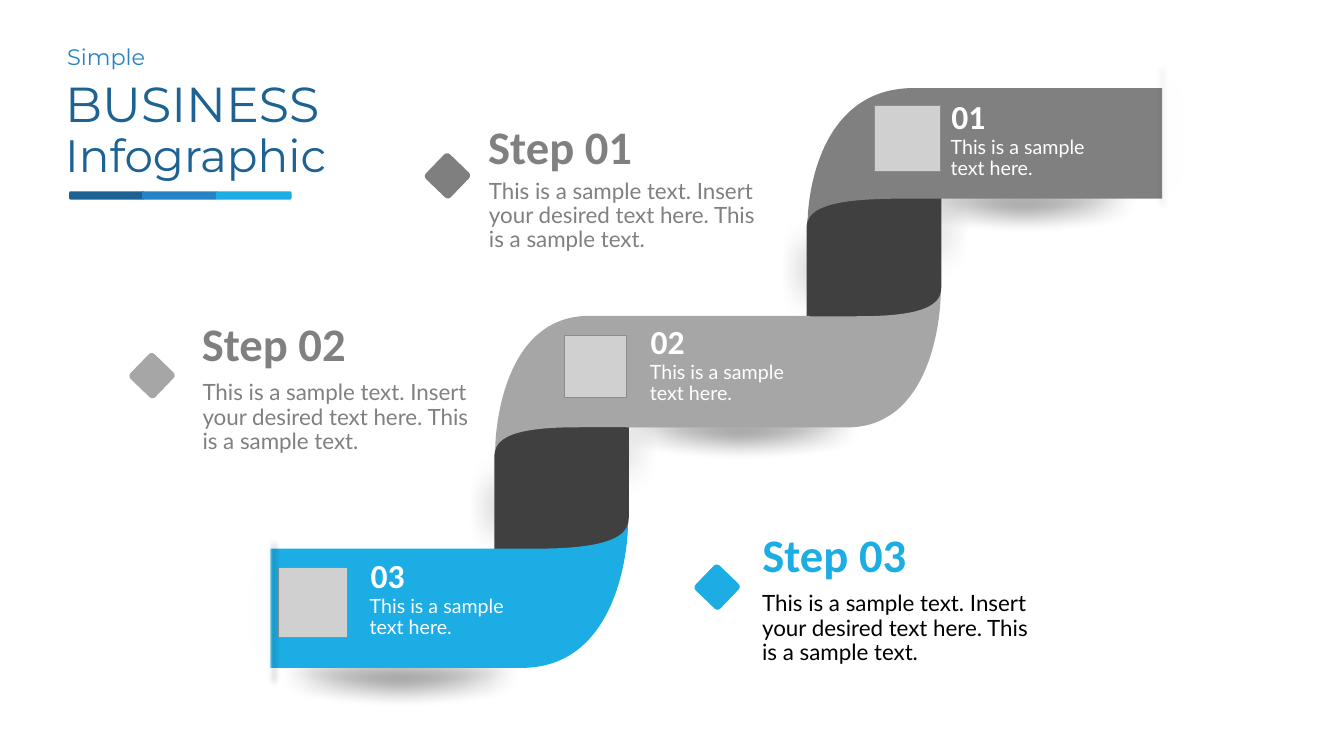
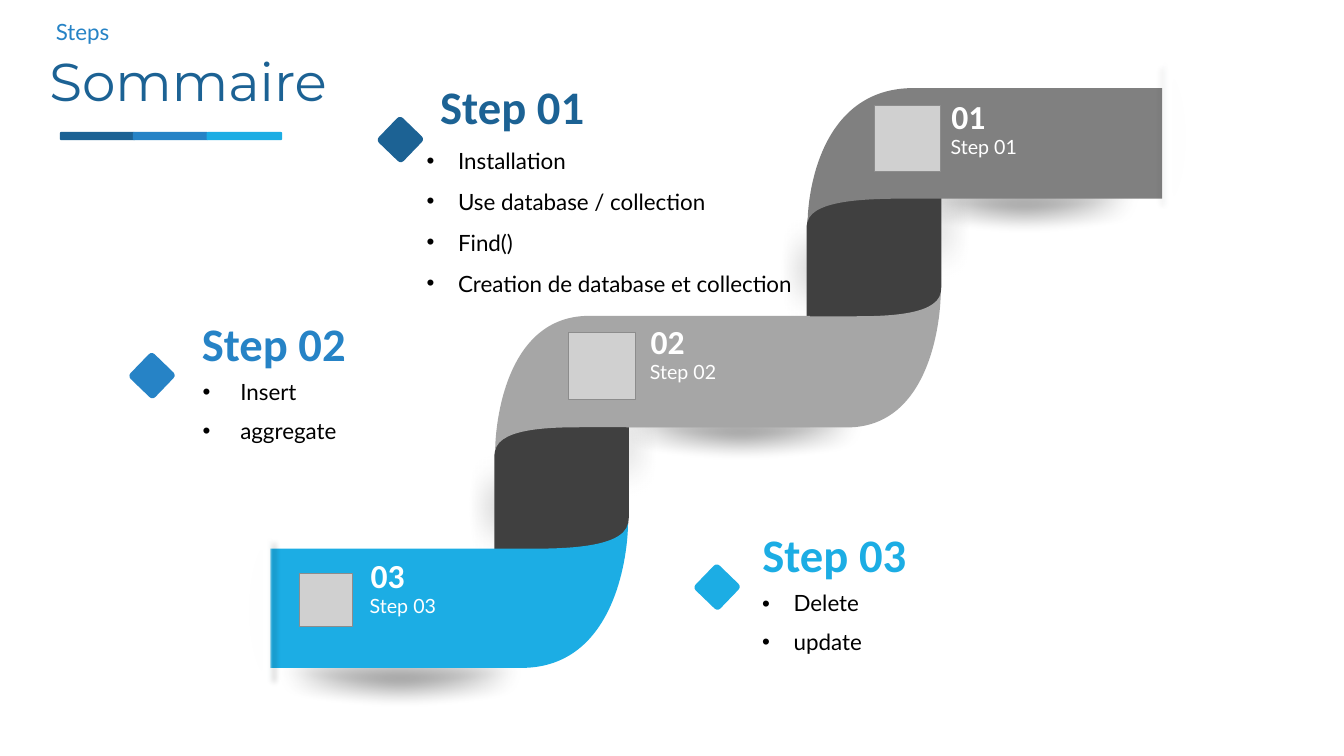
Before and after one commit to nourddine-benyahya/presentation-mongodb-python-todoapp-application, a slide deck: slide 7 of presontation mongodb&python/python&mongodb.pptx (slide 6 before the commit). Drawn at 1344x756 pixels with LibreOffice and Linux fonts; fonts in the diff are those of the drawing; grey boxes stand for pictures. Boxes give left, top, right and bottom in pixels: in the first picture for what was removed or moved away, otherwise in the second. Text is boxed around its words. In the diff, an @@ line names an element or a change of style, - is before the commit and + after.

```diff
--- a/presontation mongodb&python/python&mongodb.pptx
+++ b/presontation mongodb&python/python&mongodb.pptx
@@ text added at (56,24,110,44), 16 pt, text #2683C6 @@
+Steps
@@ text removed at (67,48,145,70) @@
-Simple
@@ text added at (49,61,327,102), 38 pt, text #1C6294 @@
+Sommaire
@@ text removed at (65,87,326,181) @@
-BUSINESS
-Infographic
@@ text "Step 01": place and size @@
-text "Step 01" at (488,133,632,172)
+text "Step 01" at (440,93,584,132)
@@ text "Step 01" at (440,93,584,132): text colour #808080 to #1C6294 @@
@@ rounded rectangle: place and size @@
-rounded rectangle at (423,151,472,200)
+rounded rectangle at (376,115,425,163)
@@ rounded rectangle at (376,115,425,163): fill #7F7F7F to #1C6294 @@
@@ text at (951,107,990,158): text changed @@
-This is a sample text here.
+Step 01
@@ 3 rounded rectangles: place and size @@
-3 rounded rectangles at (70,192,291,200)
+3 rounded rectangles at (59,132,282,140)
@@ text added at (458,152,792,292), 16 pt, text #000000 @@
+• Installation
+• Use database / collection
+• Find()
+• Creation de database et collection
@@ text removed at (489,182,754,251) @@
-This is a sample text. Insert your desired text here. This is a sample text.
@@ text "Step 02" at (202,330,345,369): text colour #808080 to #2683C6 @@
@@ rounded rectangle at (128,352,176,400): fill #A6A6A6 to #2683C6 @@
@@ picture: place and size @@
-picture at (565,336,627,398)
+picture at (569,333,636,400)
@@ text removed at (203,383,468,453) @@
-This is a sample text. Insert your desired text here. This is a sample text.
@@ text added at (240,384,336,443), 16 pt, text #000000 @@
+• Insert
+• aggregate
@@ text at (650,365,716,382): text changed @@
-This is a sample text here.
+Step 02
@@ picture removed at (278,568,348,637) @@
@@ picture added at (300,574,353,626) @@
@@ text at (370,599,436,617): text changed @@
-This is a sample text here.
+Step 03
@@ text at (794,594,862,654): text changed @@
-This is a sample text. Insert your desired text here. This is a sample text.
+• Delete
+• update
```
Also in this commit, not shown: 2 other slides changed, 5 slides added, 3 slides removed.
